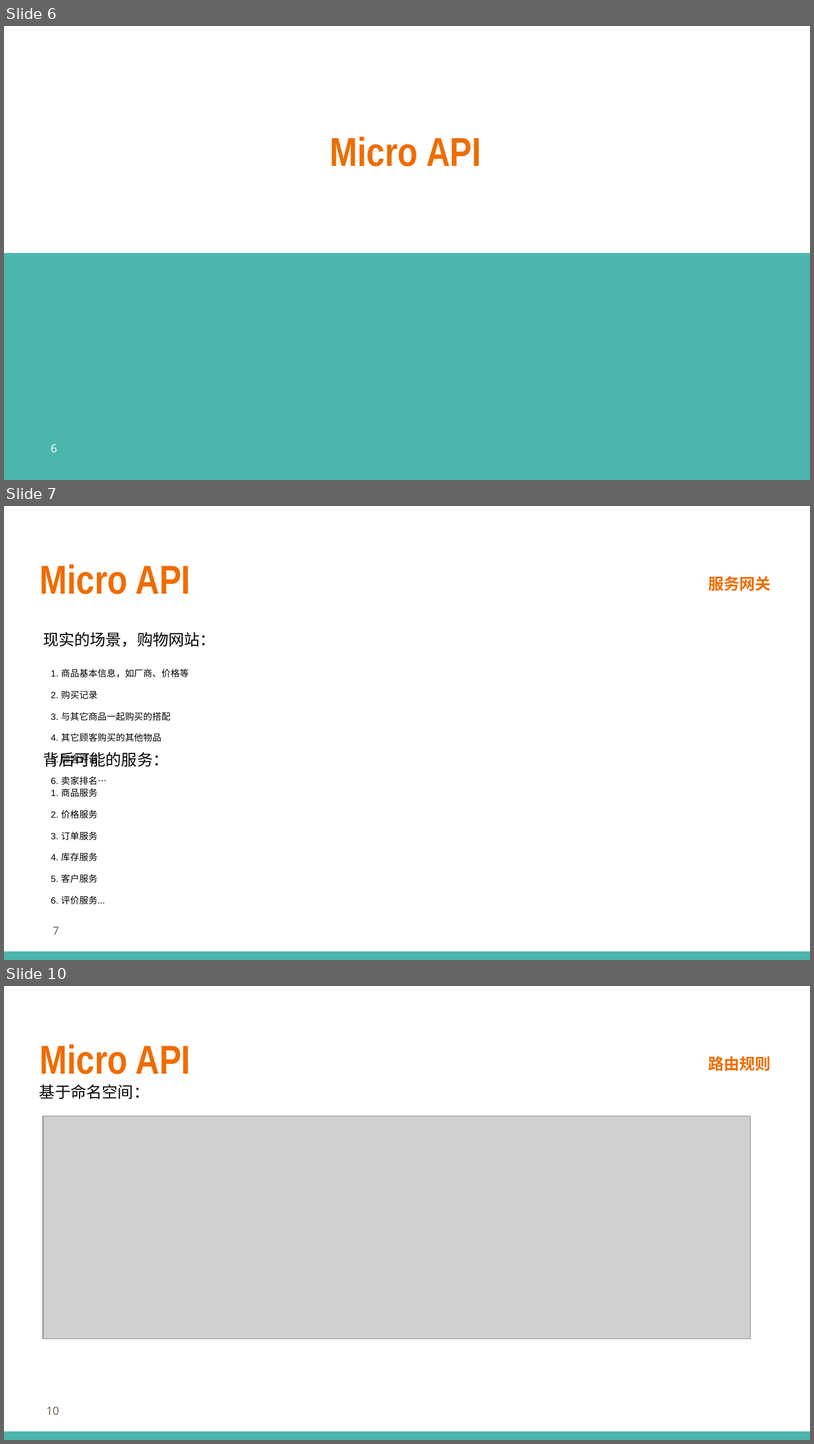
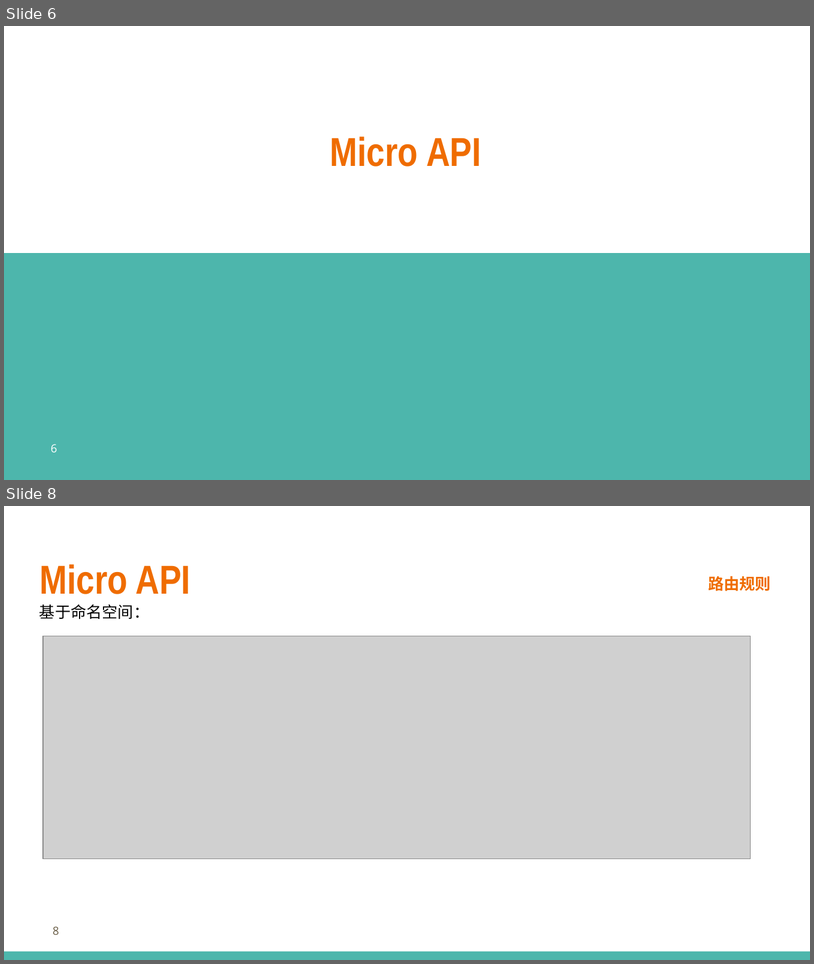
Before and after one commit to printfcoder/stack-rpc-tutorials, a slide deck: others/share/learning-go/【第三期】Micro工具集.pptx. Shown one above the other, each under a label of ours: slides 6, 7 and 10 before the commit, slides 6 and 8 after it; the slides between them are not shown. The pictures are 814x1444 and 814x964 pixels, drawn with LibreOffice and Linux fonts; fonts in the diff are those of the drawing; grey boxes stand for pictures; background and template pictures are left out. Boxes give left, top, right and bottom in pixels: in the first picture for what was removed or moved away, otherwise in the second. Text is boxed around its words. In the diff, an @@ line names an element or a change of style, - is before the commit and + after.

Commit message:
更新PPT，增加API网关

```diff
--- a/others/share/learning-go/【第三期】Micro工具集.pptx
+++ b/others/share/learning-go/【第三期】Micro工具集.pptx
@@ slide 7 removed at (4,506,810,960), background #FFFFFF; not listed: 1 template element that a slide beside it also shows @@
@@ title removed at (39,564,191,594) @@
-Micro API
@@ text removed at (708,576,771,591) @@
-服务网关
@@ text removed at (43,632,216,647) @@
-现实的场景，购物网站：
@@ text removed at (51,669,189,785) @@
-1. 商品基本信息，如厂商、价格等
-2. 购买记录
-3. 与其它商品一起购买的搭配
-4. 其它顾客购买的其他物品
-5. 顾客评论
-6. 卖家排名…
@@ text removed at (43,752,168,766) @@
-背后可能的服务：
@@ text removed at (51,788,105,904) @@
-1. 商品服务
-2. 价格服务
-3. 订单服务
-4. 库存服务
-5. 客户服务
-6. 评价服务...
@@ page number removed at (53,926,59,934) @@
-7
@@ what was slide 10 is now slide 8 @@
@@ page number at (53,926,59,934): text changed @@
-10
+8
```
Also in this commit, not shown: 3 slides changed, 1 slide added, 1 other slide removed.
